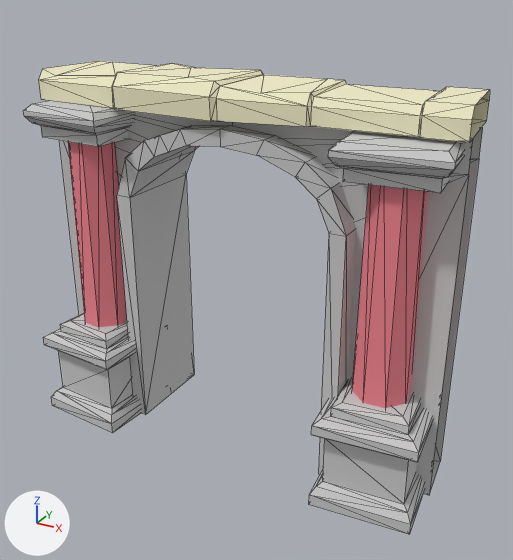
Before and after pictures for a commit that changed the FBX model Assets/Meshes/Torbogen_Colloseum.FBX.
Rendered twice from a 50 mm camera at (1.88, -3.24, 2.65) aimed at (0.12, -0.05, 1.05). The lights are fixed; the arrows at lower left show +X, +Y and +Z. Mesh edges are drawn as thin lines. Where no turn or scale is listed for an object, it has been applied to the vertices. Vertices at the same position are counted once.

Names of what the first picture shows: 'Torbogen_Colloseum'.
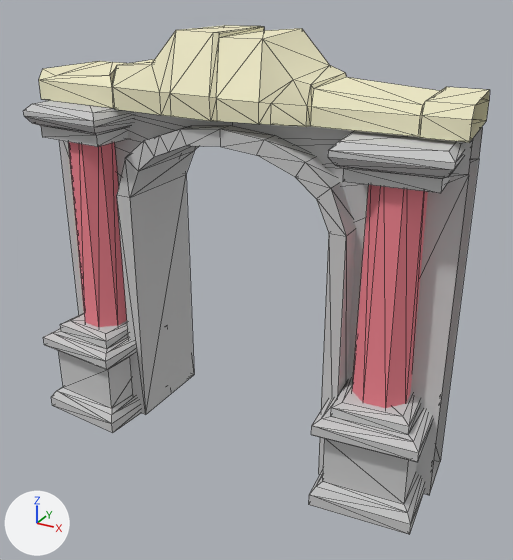
The change, as JSON lines over the scene's bpy script:
```json
{"block": "me_mesh", "where": "# used by ob_torbogen_colloseum; location = (0.0, 0.0, 0.0)"}
{"op": "remove", "block": "me_mesh", "code": "me_mesh.from_pydata(...)  # 355 vertices, 569 faces; spans x -1.23..1.23, y -0.46..0.37, z 0.0..2.14"}
{"op": "add", "block": "me_mesh", "code": "me_mesh.from_pydata(...)  # 378 vertices, 615 faces; spans x -1.23..1.23, y -0.46..0.37, z 0.0..2.36"}
{"block": "me_mesh", "change": "me_mesh part 1"}
{"block": "me_mesh", "change": "9 vertices are removed from x -0.67..0.46, y -0.2..0.3, z 2.1..2.14"}
{"block": "me_mesh", "change": "66 faces are deleted"}
{"block": "me_mesh", "change": "4 vertices in x -0.65..0.49, y -0.17..0.27, z 2.1..2.14 move by (0.0, 0.0, 0.03)"}
{"block": "me_mesh", "change": "4 vertices move from x -0.22..0.0, y -0.19..0.27, z 2.12..2.14 to x -0.33..0.0, y -0.24..0.27, z 2.07..2.36"}
{"block": "me_mesh", "change": "32 vertices are added at x -0.71..0.46, y -0.24..0.33, z 1.95..2.36"}
{"block": "me_mesh", "change": "112 new faces join them, mat_nudeln (its picture is missing)"}
```

Location of each change, [x1, y1, x2, y2] in pixels of the pictures (513 x 560 px):
```json
{"object": "Torbogen_Colloseum", "change": "reshaped", "before": [23, 61, 490, 535], "after": [23, 25, 490, 535], "on screen": "8% taller"}
{"part": 1, "of": "me_mesh", "change": "built on", "before": [39, 62, 486, 127], "after": [39, 25, 486, 127]}
```
